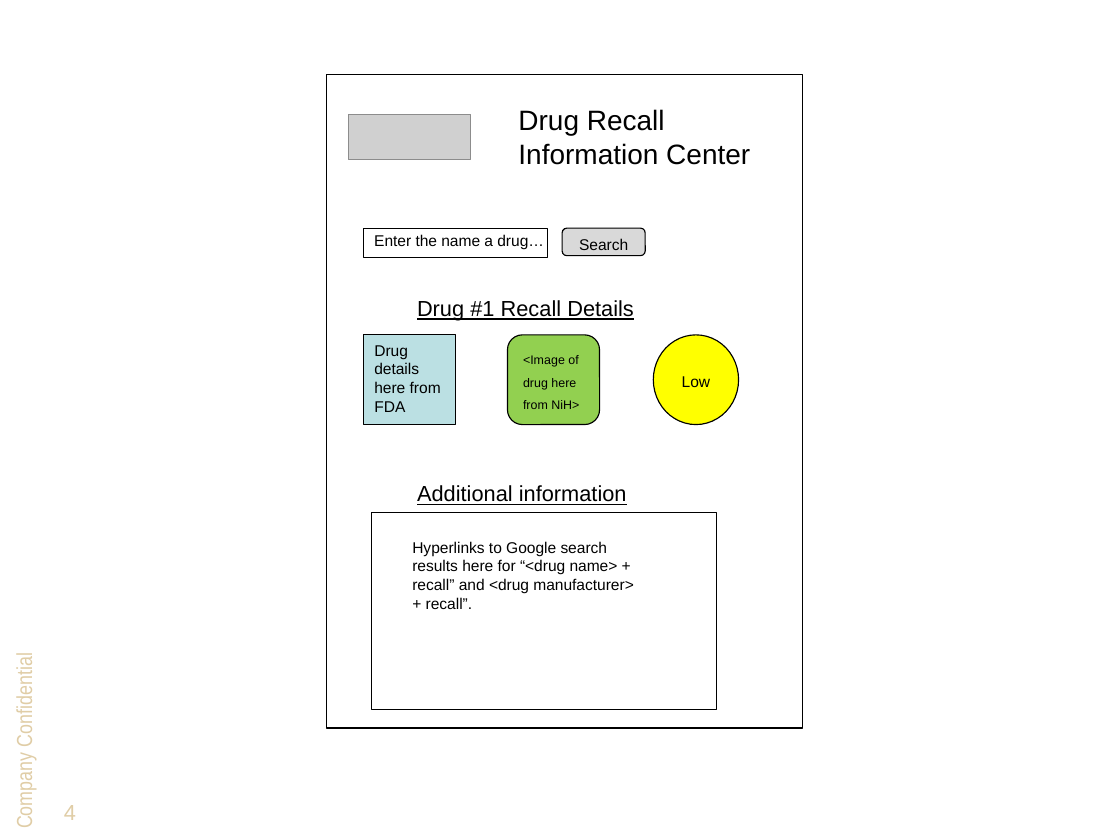
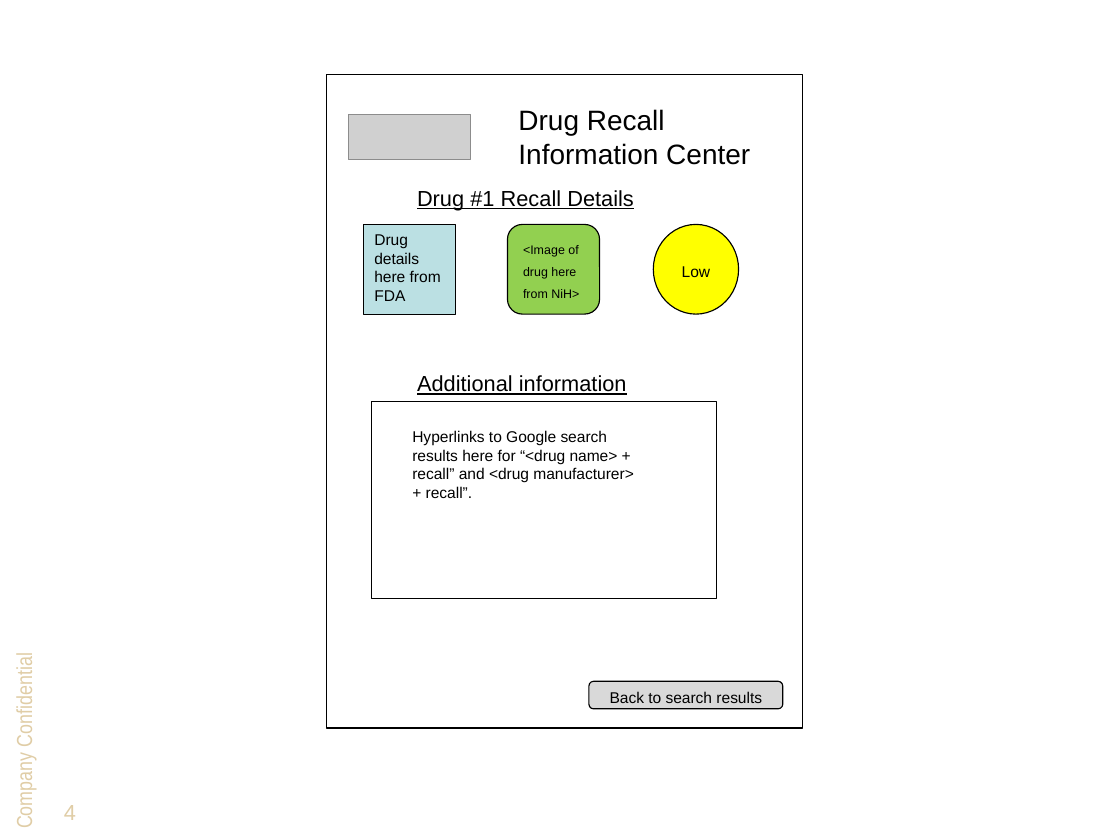
Before and after one commit to DevTechnology/DRIC, a slide deck: slide 4 of Design/Wireframes/DRIC wireframes.pptx. Drawn at 1120x840 pixels with LibreOffice and Linux fonts; fonts in the diff are those of the drawing; grey boxes stand for pictures; background and template pictures are left out. Boxes give left, top, right and bottom in pixels: in the first picture for what was removed or moved away, otherwise in the second. Text is boxed around its words. In the diff, an @@ line names an element or a change of style, - is before the commit and + after.

```diff
--- a/Design/Wireframes/DRIC wireframes.pptx
+++ b/Design/Wireframes/DRIC wireframes.pptx
@@ rectangle removed at [363, 228, 548, 258] @@
@@ text removed at [374, 234, 544, 249] @@
-Enter the name a drug…
@@ 3 texts, 2 rectangles, 1 ellipse, 1 rounded rectangle: place and size @@
-3 texts, 2 rectangles, 1 ellipse, 1 rounded rectangle at [363, 300, 738, 709]
+3 texts, 2 rectangles, 1 ellipse, 1 rounded rectangle at [363, 190, 738, 599]
@@ rounded rectangle "Back to search results": place and size @@
-rounded rectangle "Back to search results" at [562, 228, 645, 256]
+rounded rectangle "Back to search results" at [589, 681, 783, 709]
@@ text in rounded rectangle at [610, 691, 762, 703]: text changed @@
-Search
+Back to search results
```
Also in this commit, not shown: 2 other slides changed, 2 slides added.
